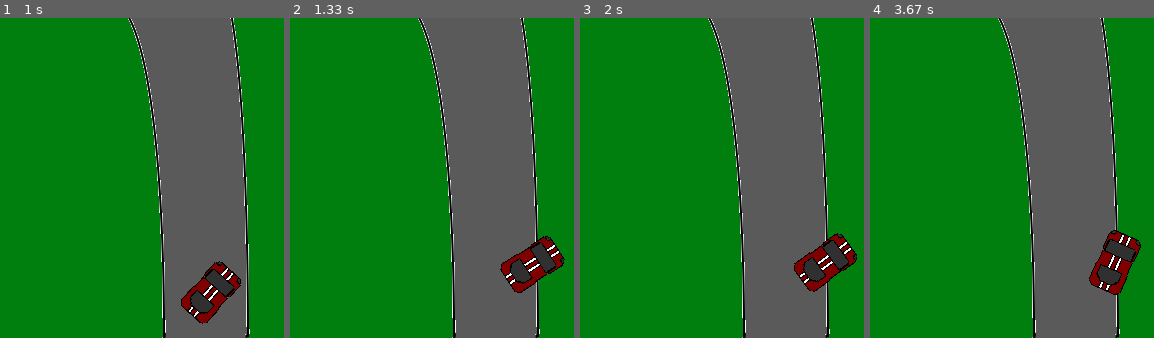
Above: before the commit, frames 1-4 (left to right).
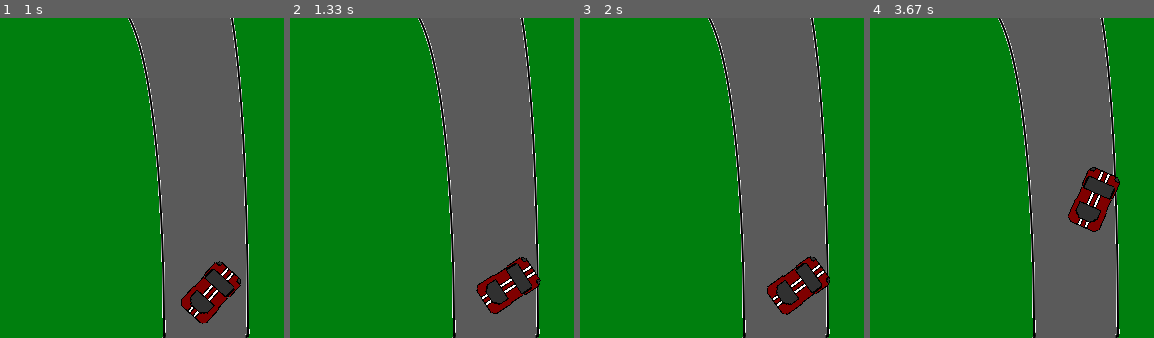
Above: after the commit, the same moments.

Repository: Shteevee/GUTS_Game
Game: pygame game, started from main.py
Same seed, same stepped clock (60 frames per second), same inputs: the game is played once before the commit and once after it.
Inputs:
- Up to frame 1 (1 s): hold Right 0.33-0.8 s; hold Up from 0.83 s (still down)
- Up to frame 2 (1.33 s): release Up at 1.13 s; hold Right from 1.17 s (still down)
- Up to frame 3 (2 s): release Right at 1.63 s; hold Left from 1.67 s (still down)
- Up to frame 4 (3.67 s): release Left at 2.2 s; hold Down 2.23-2.53 s; hold Left 2.57-2.97 s; hold Up 3-3.37 s; hold Right from 3.4 s (still down)
The pictures show only the part of the screen within x 50-100%, y 50-100%; the shares and areas given below are measured in that part.

Frame 1 is identical in both runs. In frame 2, 3.2% of the frame differs, in the area x 65-97%, y 68-93%; in frame 3, 3.4%; in frame 4, 4.4%, in the area x 69-96%, y 46-87%.

Commit message:
Collision now working as intended

Diff:
--- a/car.py
+++ b/car.py
@@ -35,10 +35,12 @@
         self.rect = self.image.get_rect()
 
     #Uses direction to rotate the image and send it to be drawn next update
+    #also update car mask to new rotation
     def draw(self, screen):
         rotated = pygame.transform.rotate(self.image, self.direction)
         self.rect = rotated.get_rect()
         self.rect.center = self.getPos()
+        self.mask = pygame.mask.from_surface(rotated)
         screen.blit(rotated, self.rect)
 
     #Return a tuple of coords
